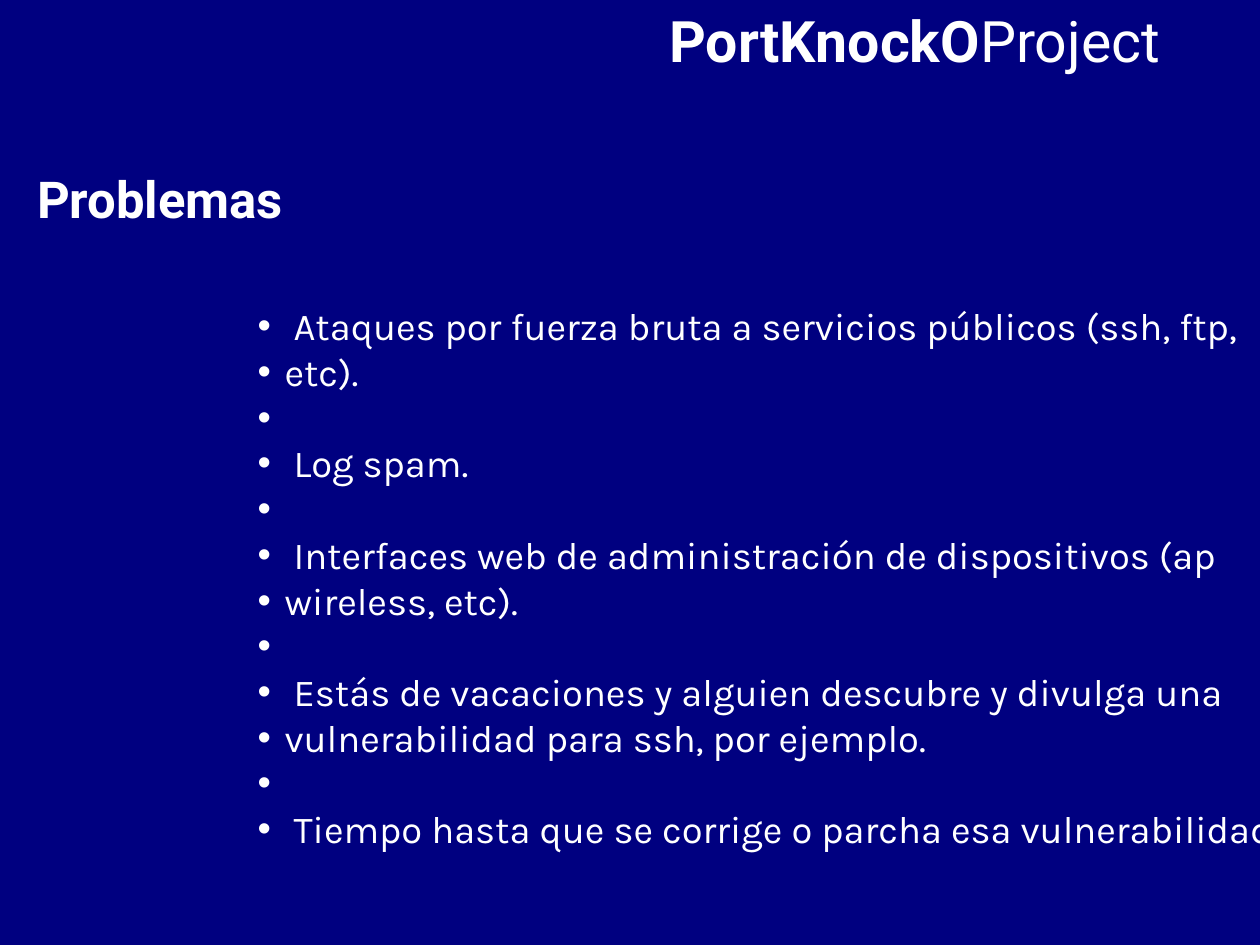
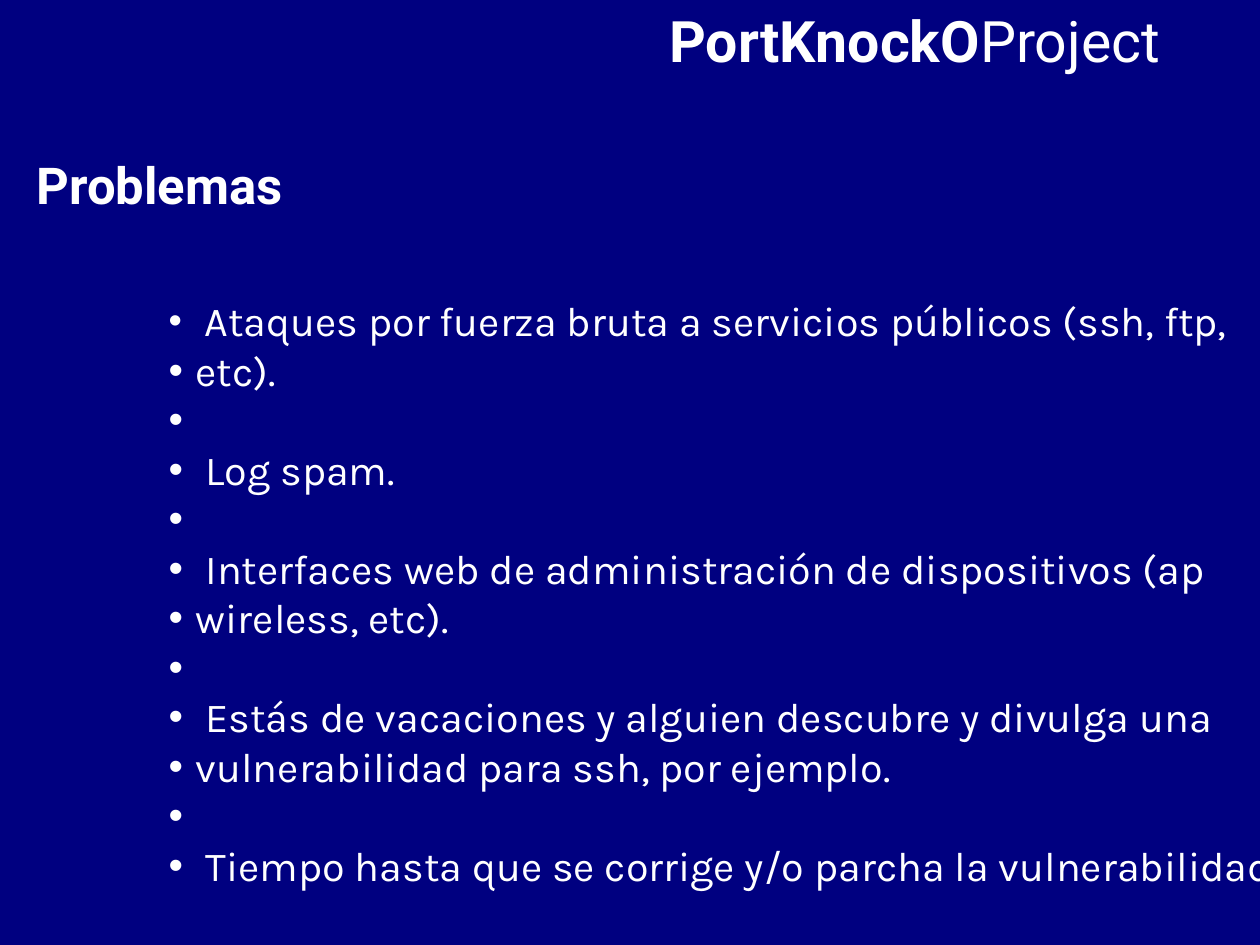
Before and after one commit to BackupTheBerlios/portknocko-svn, a slide deck: slide 3 of trunk/jornadas/jornadas.odp (slide 2 before the commit). Drawn at 1260x945 pixels with LibreOffice and Linux fonts; fonts in the diff are those of the drawing. Boxes give left, top, right and bottom in pixels: in the first picture for what was removed or moved away, otherwise in the second. Text is boxed around its words. In the diff, an @@ line names an element or a change of style, - is before the commit and + after.

```diff
--- a/trunk/jornadas/jornadas.odp
+++ b/trunk/jornadas/jornadas.odp
@@ text "Problemas": place and size @@
-text "Problemas" at [37,180,283,219]
+text "Problemas" at [37,166,283,205]
@@ text "Ataques por fuerza bruta a ...": place and size @@
-text "Ataques por fuerza bruta a ..." at [285,311,1260,853]
+text "Ataques por fuerza bruta a ..." at [196,304,1260,891]
@@ text at [196,304,1226,792]: size 24 to 26 pt in "Ataques por fuerza bruta a servicios públicos ...", "etc).", "Log spam.", "Interfaces web de administración de dispositivos (ap" and 3 more places @@
@@ text at [206,851,1260,891]: text changed; size 24 to 26 pt @@
-• Tiempo hasta que se corrige o parcha esa vulnerabilidad.
+• Tiempo hasta que se corrige y/o parcha la vulnerabilidad.
```
Also in this commit, not shown: 9 other slides changed, 1 slide added.
